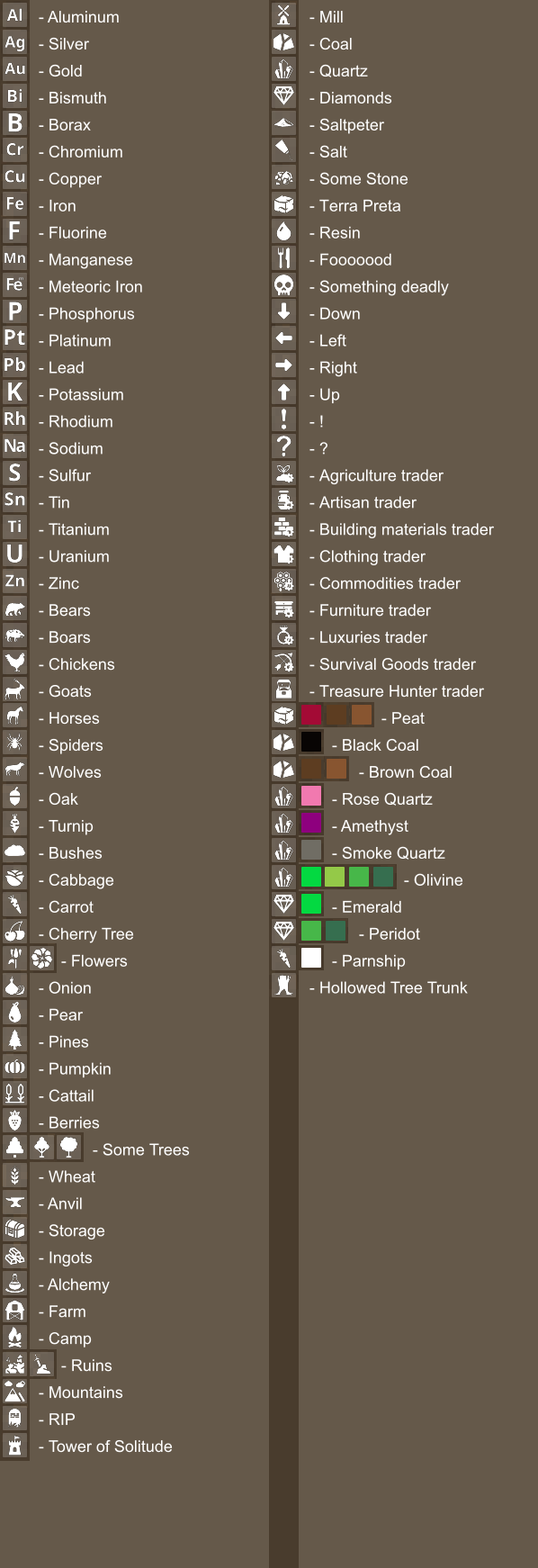
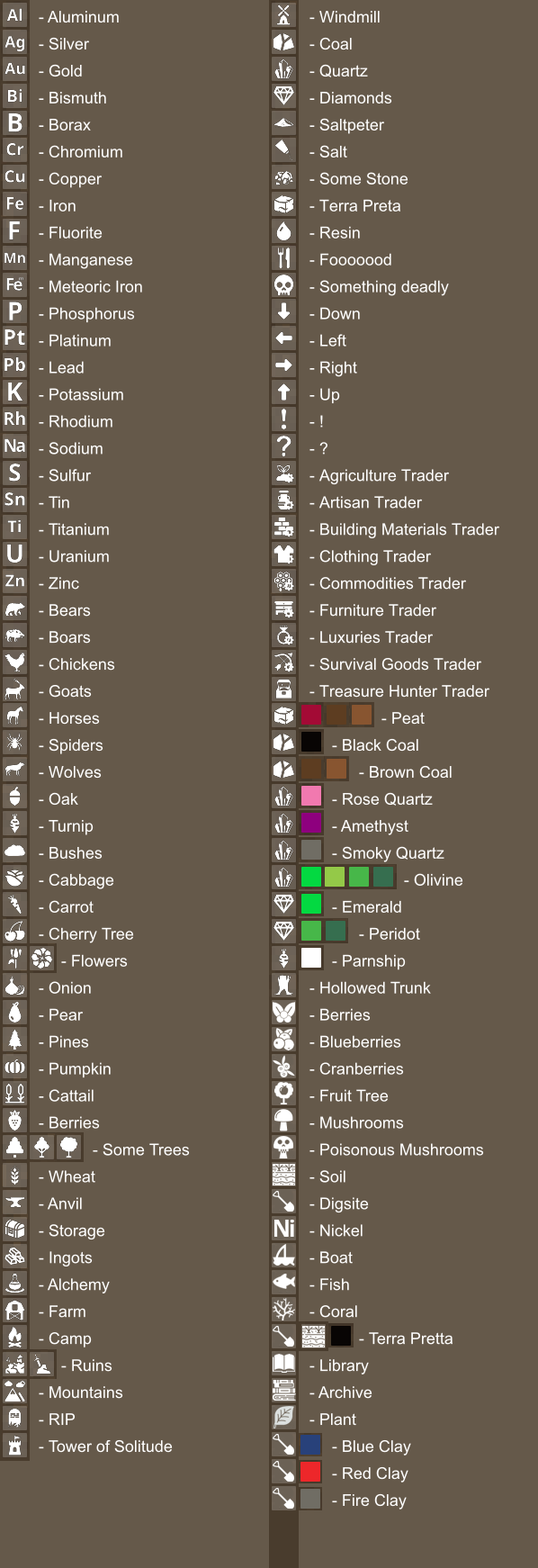
Two versions of the same layered image (w=538, h=1568). Layer-by-layer changes:
added layer "Colors.png" (1st of 5) above "Colors.png" over (271, 1441, 402, 1511)
painted on "Paint Layer 2 (pasted)" (1st of 3) over (270, 943, 346, 1441)
added layer "Paint Layer 2 (pasted) Merged" (1st of 13) above "Paint Layer 2 (pasted) Merged" over (271, 1324, 404, 1383)
added layer "Paint Layer 2 (pasted) Merged" (3rd of 13) above "Paint Layer 2 (pasted) Merged" over (271, 1405, 346, 1511)
added layer "Paint Layer 2 (pasted) Merged" (4th of 13) above "Paint Layer 2 (pasted) Merged" over (271, 1378, 346, 1511)
added layer "Paint Layer 2 (pasted) Merged" (5th of 13) above "Paint Layer 2 (pasted)" over (271, 1270, 346, 1441)
added layer "Paint Layer 2 (pasted) Merged" (6th of 13) above "Paint Layer 2 (pasted)" over (271, 1270, 404, 1383)
added layer "Paint Layer 2 (pasted)" (3rd of 3) above "Paint Layer 2 (pasted) Merged" over (271, 1324, 346, 1441)
added layer "Paint Layer 2 (pasted) Merged" (11th of 13) above "Paint Layer 2 (pasted) Merged" over (271, 1405, 346, 1511)
added layer "Paint Layer 2 (pasted) Merged" (12th of 13) above "Paint Layer 2 (pasted) Merged" over (271, 1324, 346, 1441)
added layer "Paint Layer 2 (pasted) Merged" (13th of 13) above "Column 2 Labels" over (270, 943, 346, 1441)
showed "Column 1 BG Merged" (1st of 3) over (270, 943, 346, 1037)
moved "Column 1 BG Merged" (2nd of 3) above "Column 1 BG Merged", painted on it over (66, 10, 500, 1511)
painted on "Colors" (1st of 3) over (270, 576, 490, 1441)
added layer "Colors" (2nd of 3) above "Colors" over (271, 1324, 404, 1383)
added layer "Colors" (3rd of 3) above "Colors.png" over (66, 10, 500, 1511)
added layer "Colors.png" (4th of 5) above "Colors.png" over (271, 1384, 402, 1500)
added layer "Colors.png" (5th of 5) above "Paint Layer 1" over (271, 1441, 402, 1511)
painted on "Paint Layer 1" over (66, 10, 500, 1511)
…and 6 more changes (6 added)
